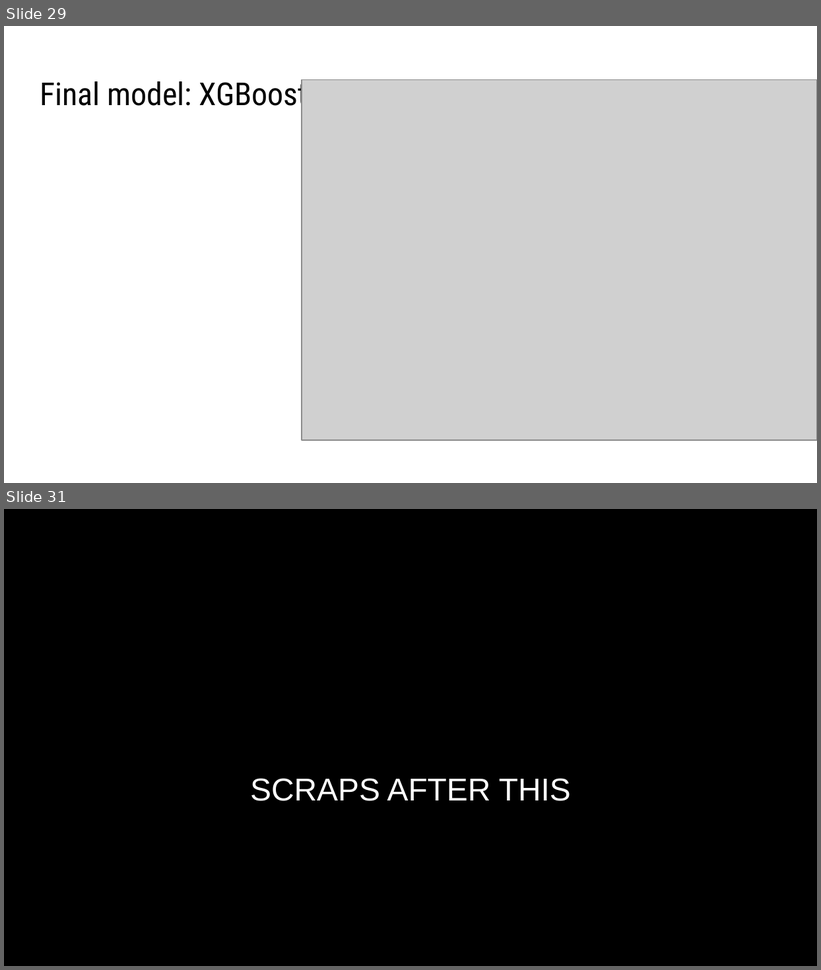
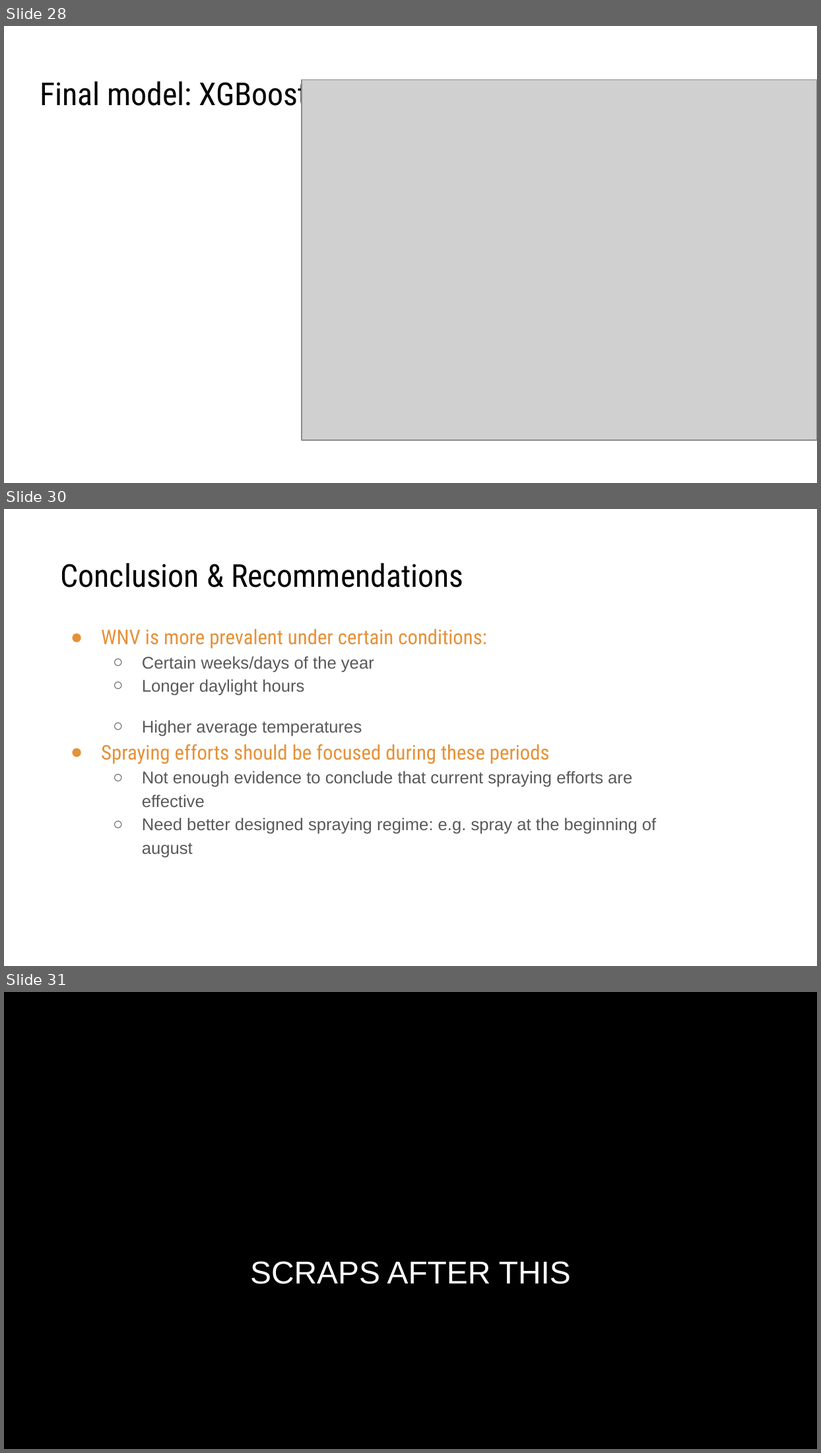
Before and after one commit to zzeniale/West-Nile-Virus-prediction, a slide deck: group_presentation.pptx. Shown one above the other, each under a label of ours: slides 29 and 31 before the commit, slides 28, 30 and 31 after it; the slides between them are not shown. The pictures are 821x970 and 821x1453 pixels, drawn with LibreOffice and Linux fonts; fonts in the diff are those of the drawing; grey boxes stand for pictures. Boxes give left, top, right and bottom in pixels: in the first picture for what was removed or moved away, otherwise in the second. Text is boxed around its words. In the diff, an @@ line names an element or a change of style, - is before the commit and + after.

```diff
--- a/group_presentation.pptx
+++ b/group_presentation.pptx
@@ slide 30 added at (x1=4, y1=509, x2=817, y2=966), background #FFFFFF @@
@@ title added at (x1=61, y1=563, x2=463, y2=588), 28 pt, text #000000 @@
+Conclusion & Recommendations
@@ text added at (x1=101, y1=629, x2=656, y2=858), 15 pt, text #595959 @@
+● WNV is more prevalent under certain conditions:
+  ○ Certain weeks/days of the year
+  ○ Longer daylight hours
+  ○ Higher average temperatures
+● Spraying efforts should be focused during these periods
+  ○ Not enough evidence to conclude that current spraying efforts are effective
+  ○ Need better designed spraying regime: e.g. spray at the beginning of august
@@ what was slide 29 is now slide 28 @@
```
Also in this commit, not shown: 12 slides changed, 2 other slides added, 3 slides removed.
